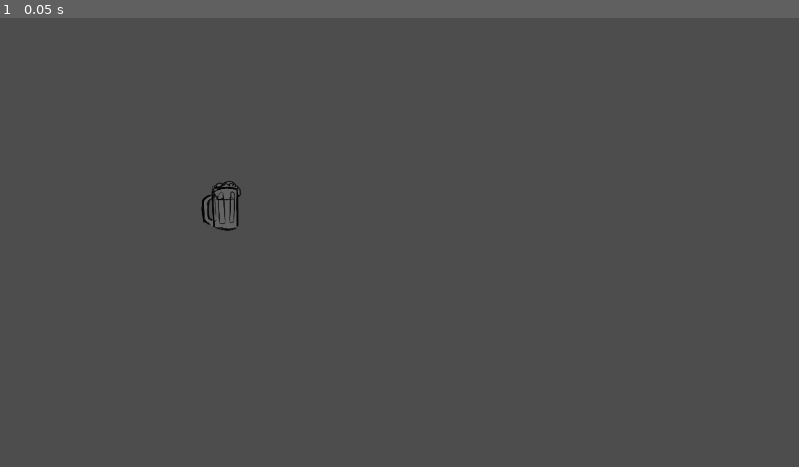
Above: before the commit, frame 1.
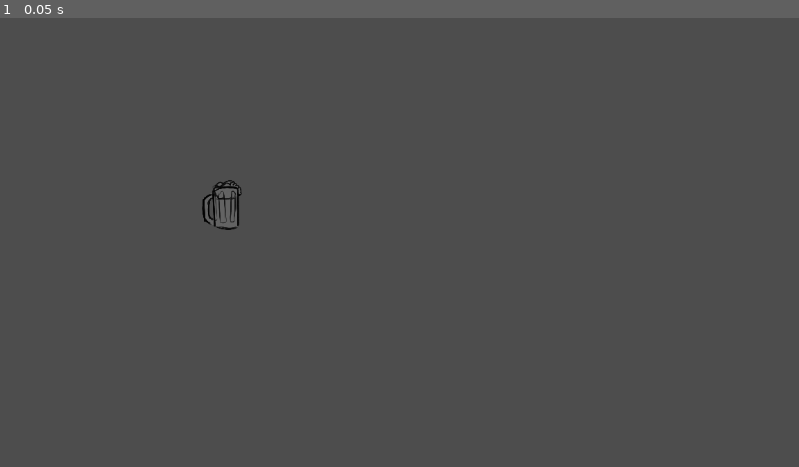
Above: after the commit, the same moment.

Repository: jolyne-mangeot/JamAcademy2026
Game: Godot game, scene res://Scenes/Game Scene.tscn
Two runs of this game, one before a commit and one after it. Both use one fixed random seed, a clock stepped at 60 frames per second and the inputs below.
Inputs:
- Up to frame 1 (0.05 s): no input

The runs differ from the first frame. In frame 1, 0.2% of the frame differs, in the area x 25-31%, y 36-48%.
Error before the commit: Parse Error: Function "get_three()" not found in base self. (res://Scripts/Game/DragAndDrop.gd:10)

Commit message:
push client

Diff:
--- /dev/null
+++ b/pression-sous-pression/Client.tscn
@@ -0,0 +1,22 @@
+[gd_scene format=3 uid="uid://blm4f15xoka3u"]
+
+[ext_resource type="Script" uid="uid://dkp4gb7ofgcer" path="res://node_2d.gd" id="1_dsyj5"]
+[ext_resource type="Script" uid="uid://b6lyx1x5po76s" path="res://command.gd" id="2_5jl23"]
+
+[node name="Node2D" type="Node2D" unique_id=368458069]
+position = Vector2(486, 199)
+script = ExtResource("1_dsyj5")
+
+[node name="Timer_leaving" type="Timer" parent="." unique_id=1770227453]
+wait_time = 0.001
+
+[node name="Timer_progress" type="ProgressBar" parent="." unique_id=96709679]
+offset_left = 35.0
+offset_top = 14.0
+offset_right = 208.0
+offset_bottom = 48.0
+
+[node name="Command" type="Node2D" parent="." unique_id=1391161649]
+script = ExtResource("2_5jl23")
+
+[connection signal="timeout" from="Timer_leaving" to="." method="_on_timer_timeout"]
--- a/pression-sous-pression/Scenes/Game/Client.tscn
+++ b/pression-sous-pression/Scenes/Game/Client.tscn
@@ -7,8 +7,6 @@
 anchor_bottom = 1.0
 grow_horizontal = 2
 grow_vertical = 2
-
-[node name="Timer" type="Node" parent="." unique_id=1497032963]
 
 [node name="Waiting Time Visual" type="TextureProgressBar" parent="." unique_id=486621909]
 layout_mode = 0
--- a/pression-sous-pression/Scenes/Game/Drop Zones.tscn
+++ b/pression-sous-pression/Scenes/Game/Drop Zones.tscn
@@ -1,64 +1,118 @@
 [gd_scene format=3 uid="uid://1udcru88tone"]
 
-[ext_resource type="Script" uid="uid://dreibnfrvpf34" path="res://Scenes/Game/bear_tap.gd" id="1_hetu0"]
 [ext_resource type="Texture2D" uid="uid://nfli2yg5tvq6" path="res://Assets/Drive/Bar_Front.png" id="1_j6c84"]
+[ext_resource type="PackedScene" uid="uid://bcngn65vsdjmk" path="res://Scenes/Drag And Drop.tscn" id="3_1b2ky"]
 
-[sub_resource type="QuadMesh" id="QuadMesh_j6c84"]
+[sub_resource type="GDScript" id="GDScript_hetu0"]
+script/source = "extends Node2D
+var is_dragging = false
+var mouse_offset = Vector2.ZERO
+
+func _input(event):
+	if event is InputEventMouseButton:
+		if event.button_index == MOUSE_BUTTON_LEFT:
+			if event.pressed and get_global_mouse_position() in $Area2D.get_global_rect():
+				mouse_offset = get_global_mouse_position() - global_position
+				is_dragging = true
+			elif not event.pressed:
+				is_dragging = false
+
+	elif event is InputEventMouseMotion and is_dragging:
+		global_position = get_global_mouse_position() - mouse_offset
+
+
+func _on_body_entered(body: Node2D) -> void:
+	print(\"entered\")
+"
+
+[sub_resource type="RectangleShape2D" id="RectangleShape2D_hetu0"]
+size = Vector2(1.0076871, 1.0006342)
 
 [sub_resource type="RectangleShape2D" id="RectangleShape2D_nos03"]
 size = Vector2(1.0054643, 0.9957557)
 
-[sub_resource type="QuadMesh" id="QuadMesh_fsq6q"]
+[sub_resource type="GDScript" id="GDScript_1b2ky"]
+script/source = "extends Area2D
 
-[sub_resource type="RectangleShape2D" id="RectangleShape2D_hetu0"]
-size = Vector2(1.0076871, 1.0006342)
+func _on_body_entered(body: Node2D) -> void:
+	print(\"Body entered\")
 
-[sub_resource type="QuadMesh" id="QuadMesh_s6131"]
+# Called when the node enters the scene tree for the first time.
+func _ready() -> void:
+	body_entered.connect(_on_body_entered)
+
+
+# Called every frame. 'delta' is the elapsed time since the previous frame.
+func _process(delta: float) -> void:
+	pass
+"
 
 [sub_resource type="RectangleShape2D" id="RectangleShape2D_1b2ky"]
 size = Vector2(1.0008557, 0.9986899)
 
+[sub_resource type="GDScript" id="GDScript_nxqbh"]
+script/source = "extends Area2D
+
+func _on_body_entered(body: Node2D) -> void:
+	print(\"Body entered\")
+
+# Called when the node enters the scene tree for the first time.
+func _ready() -> void:
+	body_entered.connect(_on_body_entered)
+
+
+# Called every frame. 'delta' is the elapsed time since the previous frame.
+func _process(delta: float) -> void:
+	pass
+"
+
+[sub_resource type="RectangleShape2D" id="RectangleShape2D_nxqbh"]
+size = Vector2(62, 75)
+
 [node name="Node2D" type="Node2D" unique_id=1512892928]
-script = ExtResource("1_hetu0")
+script = SubResource("GDScript_hetu0")
 
-[node name="Area2D" type="Area2D" parent="." unique_id=178661421]
+[node name="TextureRect" type="TextureRect" parent="." unique_id=560983466]
+offset_right = 1153.0
+offset_bottom = 646.0
+texture = ExtResource("1_j6c84")
+expand_mode = 1
+
+[node name="Area2D2" type="Area2D" parent="." unique_id=520666090]
 position = Vector2(0, 2)
 
-[node name="MeshInstance2D3" type="MeshInstance2D" parent="Area2D" unique_id=1761449850]
-position = Vector2(791.00006, 319.00003)
-scale = Vector2(68.625015, 147.25)
-mesh = SubResource("QuadMesh_j6c84")
+[node name="CollisionShape2D2" type="CollisionShape2D" parent="Area2D2" unique_id=1880985172]
+position = Vector2(867, 319)
+rotation = -3.1415925
+scale = Vector2(64.66462, -144.83484)
+shape = SubResource("RectangleShape2D_hetu0")
 
-[node name="CollisionShape2D" type="CollisionShape2D" parent="Area2D" unique_id=1435005441]
+[node name="Area2D3" type="Area2D" parent="." unique_id=762324780]
+position = Vector2(0, 2)
+
+[node name="CollisionShape2D" type="CollisionShape2D" parent="Area2D3" unique_id=1435005441]
 position = Vector2(791.5, 319)
 scale = Vector2(68.625015, 147.25)
 shape = SubResource("RectangleShape2D_nos03")
 
-[node name="MeshInstance2D2" type="MeshInstance2D" parent="Area2D" unique_id=1239518679]
-position = Vector2(867, 318.64203)
-scale = Vector2(-64.66464, 144.83488)
-mesh = SubResource("QuadMesh_fsq6q")
+[node name="Area2D4" type="Area2D" parent="." unique_id=1326359484]
+position = Vector2(0, 2)
+script = SubResource("GDScript_1b2ky")
 
-[node name="CollisionShape2D2" type="CollisionShape2D" parent="Area2D" unique_id=1880985172]
-position = Vector2(867, 319)
-rotation = 3.1415927
-scale = Vector2(64.66462, -144.83484)
-shape = SubResource("RectangleShape2D_hetu0")
-
-[node name="MeshInstance2D" type="MeshInstance2D" parent="Area2D" unique_id=1729801348]
-position = Vector2(948, 317.46304)
-scale = Vector2(-59.94879, 147.1928)
-mesh = SubResource("QuadMesh_s6131")
-
-[node name="CollisionShape2D3" type="CollisionShape2D" parent="Area2D" unique_id=381850356]
+[node name="CollisionShape2D3" type="CollisionShape2D" parent="Area2D4" unique_id=381850356]
 position = Vector2(948, 317.5)
-rotation = 3.1415927
+rotation = -3.1415925
 scale = Vector2(59.94879, -147.1928)
 shape = SubResource("RectangleShape2D_1b2ky")
 
-[node name="TextureRect" type="TextureRect" parent="Area2D" unique_id=560983466]
-offset_top = -2.0
-offset_right = 1153.0
-offset_bottom = 644.0
-texture = ExtResource("1_j6c84")
-expand_mode = 1
+[node name="Area2D" type="Area2D" parent="." unique_id=49676479]
+position = Vector2(3, 2)
+script = SubResource("GDScript_nxqbh")
+
+[node name="Beer Glass" parent="Area2D" unique_id=957678165 instance=ExtResource("3_1b2ky")]
+position = Vector2(377, 229.5)
+origin_position = Vector2(320, 270)
+
+[node name="CollisionShape2D" type="CollisionShape2D" parent="Area2D" unique_id=1082072023]
+position = Vector2(377.99997, 231)
+shape = SubResource("RectangleShape2D_nxqbh")
--- a/pression-sous-pression/Scenes/Game/bear_tap.gd
+++ /dev/null
@@ -1 +0,0 @@
-extends Node2D
--- a/pression-sous-pression/Scripts/Game/DragAndDrop.gd
+++ b/pression-sous-pression/Scripts/Game/DragAndDrop.gd
@@ -7,7 +7,7 @@
 var drop_spots
 
 func _ready():
-	drop_spots = get_three().get_nodes_in_group("drop_spot_group")
+	drop_spots = get_tree().get_nodes_in_group("drop_spot_group")
 	print(drop_spots)
 func _physics_process(delta):
 	if is_dragging == true:
--- /dev/null
+++ b/pression-sous-pression/command.gd
@@ -0,0 +1,23 @@
+extends Node2D
+
+var RNG = RandomNumberGenerator.new()
+
+var num_orders: int = 0
+
+var types: String = ""
+
+var list_types: Array[String] = ["red", "brown", "blond", "coffee"]
+
+func get_random_int(min_val: int, max_val: int) -> int:
+	return RNG.randi_range(min_val, max_val)
+
+func _ready() -> void:
+	RNG.randomize()
+	num_orders = get_random_int(0,9)
+	print(num_orders)
+	types = list_types.pick_random()
+	print(types)
+
+
+func _process(delta: float) -> void:
+	pass
--- /dev/null
+++ b/pression-sous-pression/glass.tscn
@@ -0,0 +1,10 @@
+[gd_scene format=3 uid="uid://bvipgu5ls78rq"]
+
+[ext_resource type="Texture2D" uid="uid://b6qjlj00vieug" path="res://Assets/Drive/Beer.png" id="1_fvmfx"]
+
+[node name="Node2D" type="Node2D" unique_id=599460431]
+
+[node name="Sprite2D" type="Sprite2D" parent="." unique_id=1791619335]
+position = Vector2(143.25, 541.24994)
+scale = Vector2(0.06958007, 0.05883786)
+texture = ExtResource("1_fvmfx")
--- /dev/null
+++ b/pression-sous-pression/node_2d.gd
@@ -0,0 +1,30 @@
+extends Node2D
+
+@onready var timer_bar: ProgressBar = $Timer_progress
+
+@export var wait_time: float = 25.0
+
+@onready var timer: Timer = $Timer_leaving
+
+var time_left: float = wait_time
+
+var progress_percent: float = 0.0
+
+func _ready() -> void:
+	timer.wait_time = wait_time
+	timer.one_shot = true
+	timer.timeout.connect(_on_timer_timeout)
+	timer.start()
+	timer_bar.value = 100.0
+
+func _process(delta: float) -> void:
+	if timer.is_stopped():
+		return
+
+	time_left -= delta
+	progress_percent = (time_left / wait_time) * 100.0
+	timer_bar.value = progress_percent
+
+func _on_timer_timeout() -> void:
+	print("Time stop")
+	queue_free()
Not shown, removed: pression-sous-pression/Scenes/Game/bear_tap.gd.uid
Not shown, added: pression-sous-pression/command.gd.uid
Not shown, added: pression-sous-pression/node_2d.gd.uid
